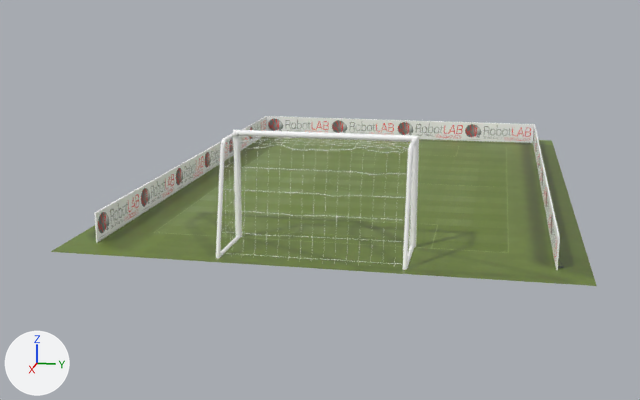
One commit to the FBX model assets/models/robot/field.fbx: the scene before it, then after it.
The view is the same before and after, from a camera (50 mm lens) standing at (3.1, 0.45, 0.7) and looking at (0.09, -0.15, -0.06). The lights are fixed; the arrows at lower left show +X, +Y and +Z. Where no turn or scale is listed for an object, it has been applied to the vertices.

In view in the first picture: 'Ad Board Back', 'Ad Board Left', 'Ad Board Right', 'Field', 'Goal', 'Net'.
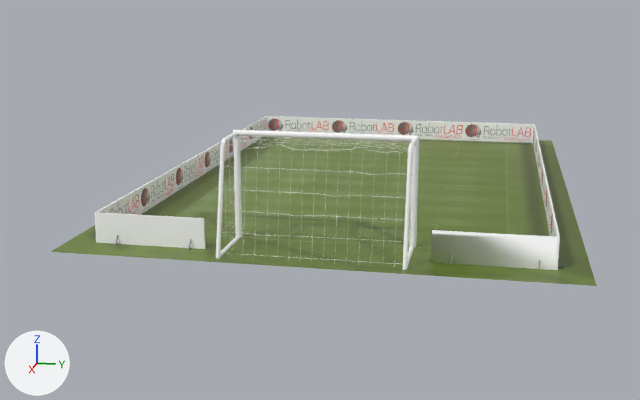
What the commit changed:
Mesh me_mesh_007 is new.
It has 63 vertices, 69 faces and spans x -0.01..0.01, y -0.155..0.155, z -0.043..0.043.
It uses material mat_adverts_sides (picture img_square_jpg).
Mesh me_mesh_006 is new.
It has 32 vertices, 28 faces and spans x -0.009..0.009, y -0.156..0.156, z -0.043..0.043.
It uses material mat_adverts_sides (picture img_square_jpg).
Object 'Ad Board Front Near' (ob_ad_board_front_near) is new; it shows me_mesh_007.
Its location is (0.918, -0.459, 0.043).
Object 'Ad Board Front Far' (ob_ad_board_front_far) is new; it shows me_mesh_006.
Its location is (0.918, 0.458, 0.043).

What differs and where, as boxes (x1, y1, x2, y2) in the pictures (640 x 400 px):
'Ad Board Front Far', added
    after: (431, 230, 558, 270)
'Ad Board Front Near', added
    after: (96, 212, 206, 250)
